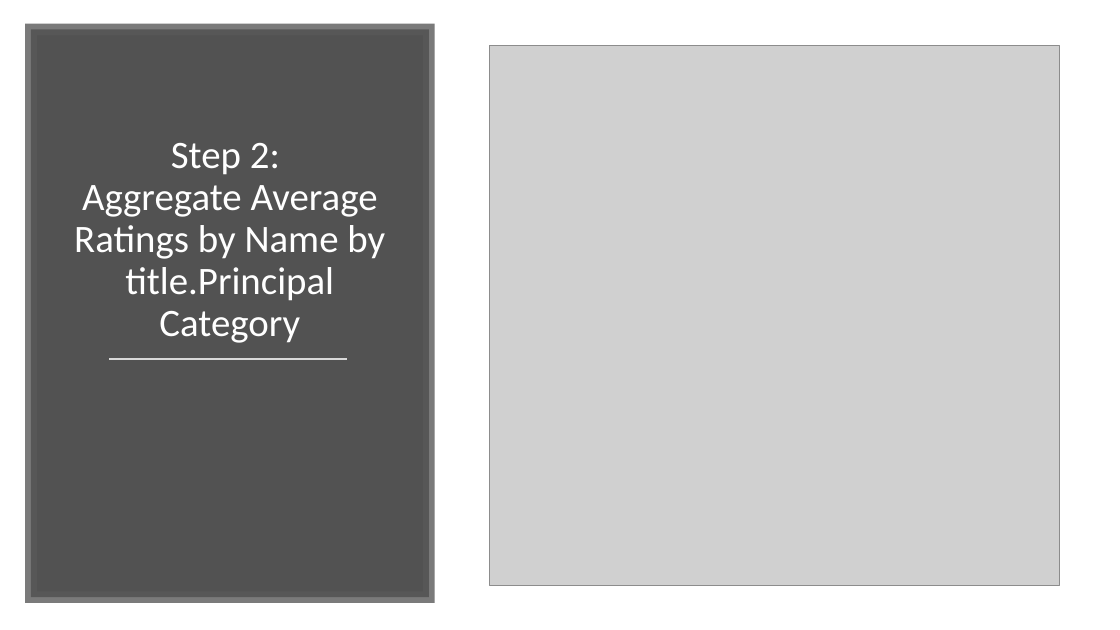
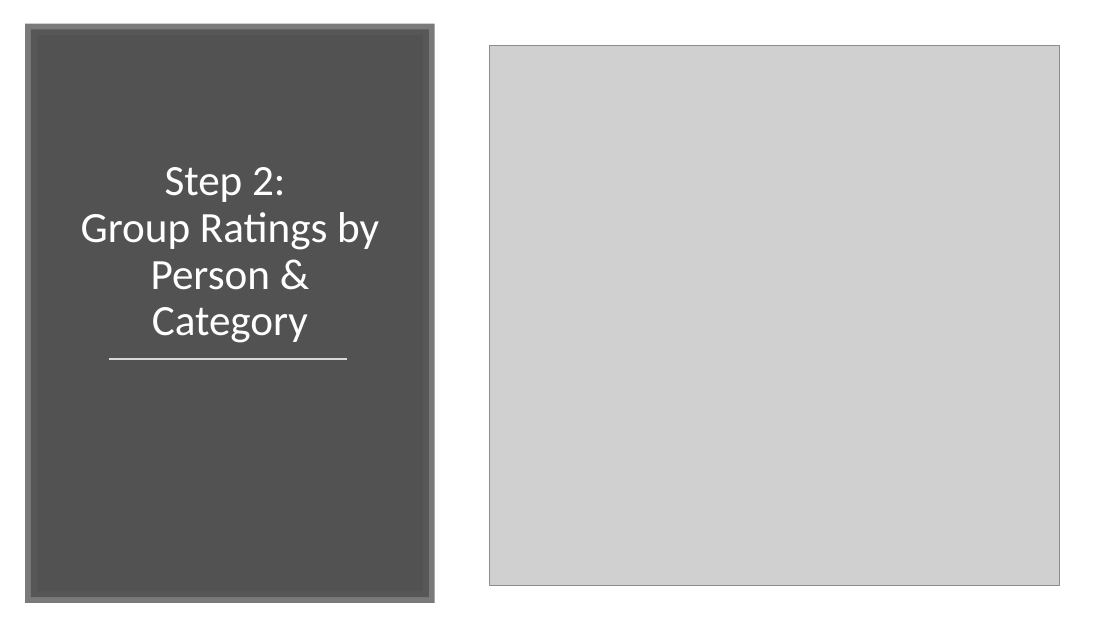
Before and after one commit to dniedermier-cscc/Scrum-Lords-Capstone-2018, a slide deck: slide 15 of Presentation/ScrumLords_Capstone.pptx. Drawn at 1120x630 pixels with LibreOffice and Linux fonts; fonts in the diff are those of the drawing; grey boxes stand for pictures. Boxes give left, top, right and bottom in pixels: in the first picture for what was removed or moved away, otherwise in the second. Text is boxed around its words. In the diff, an @@ line names an element or a change of style, - is before the commit and + after.

```diff
--- a/Presentation/ScrumLords_Capstone.pptx
+++ b/Presentation/ScrumLords_Capstone.pptx
@@ title at bbox=[81, 167, 379, 343]: text changed; size 33.3 to 37 pt @@
-Step 2:
-Aggregate Average Ratings by Name by title.Principal Category
+Step 2:
+Group Ratings by Person & Category
```
Also in this commit, not shown: 3 other slides changed, 1 slide removed.
